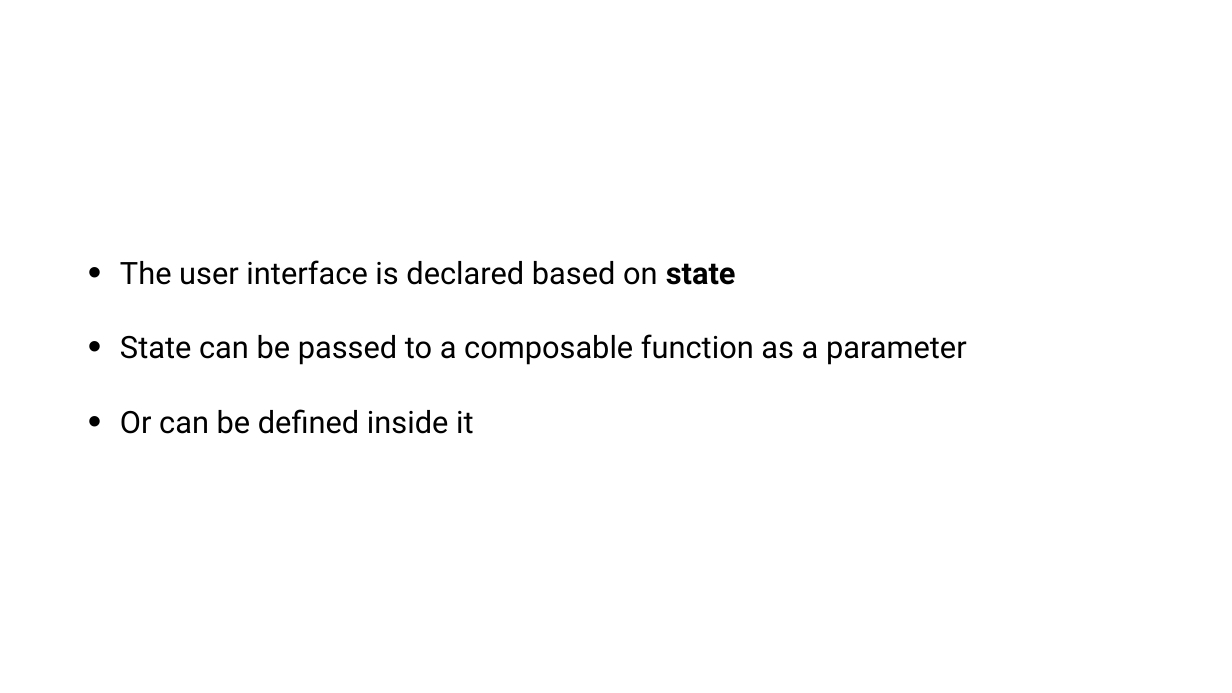
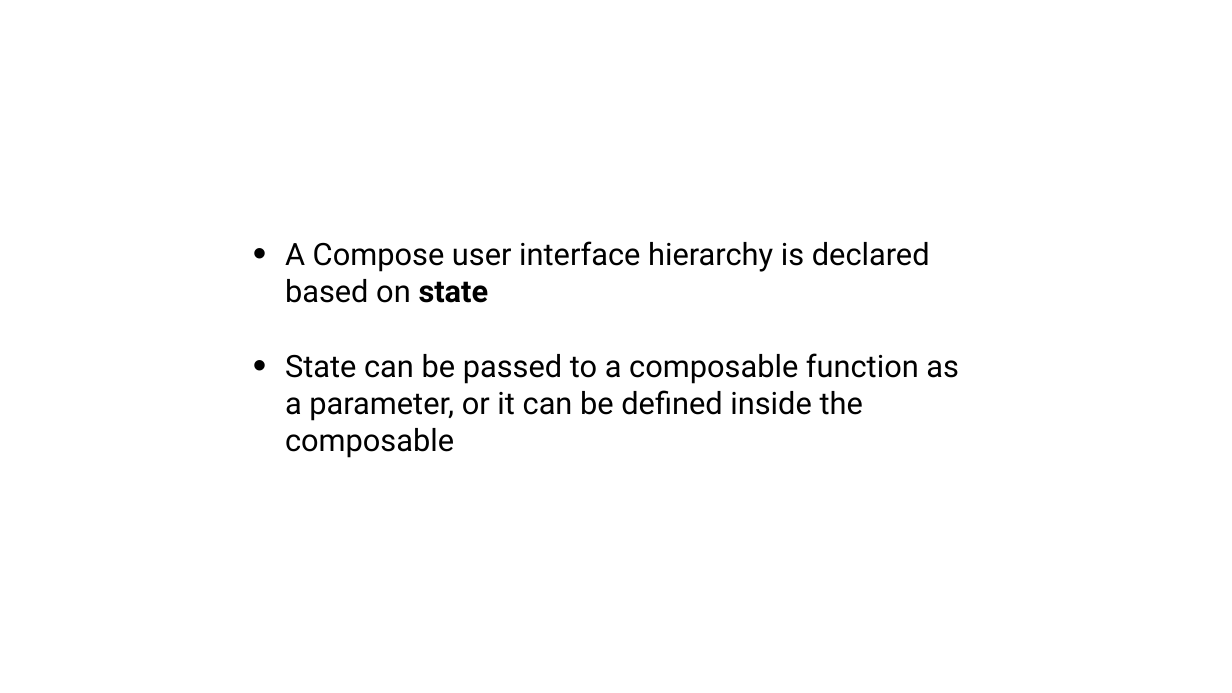
Before and after one commit to tkuenneth/compose_workshop, a slide deck: slide 18 of slides/02_Basics.pptx (slide 16 before the commit). Drawn at 1232x693 pixels with LibreOffice and Linux fonts; fonts in the diff are those of the drawing; background and template pictures are left out. Boxes give left, top, right and bottom in pixels: in the first picture for what was removed or moved away, otherwise in the second. Text is boxed around its words. In the diff, an @@ line names an element or a change of style, - is before the commit and + after.

```diff
--- a/slides/02_Basics.pptx
+++ b/slides/02_Basics.pptx
@@ text at (285,241,959,458): text changed @@
-• The user interface is declared based on state
-• State can be passed to a composable function as a parameter
-• Or can be defined inside it
+• A Compose user interface hierarchy is declared based on state
+• State can be passed to a composable function as a parameter, or it can be defined inside the composable
```
Also in this commit, not shown: 9 other slides changed, 10 slides added, 9 slides removed.
